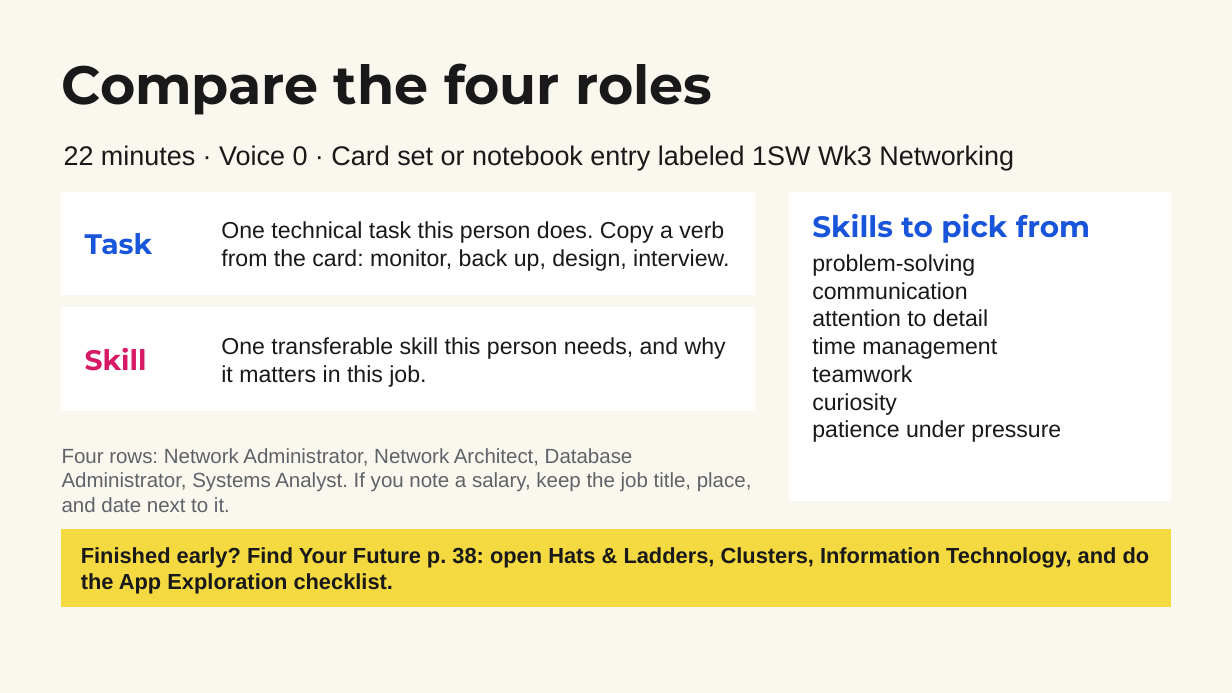
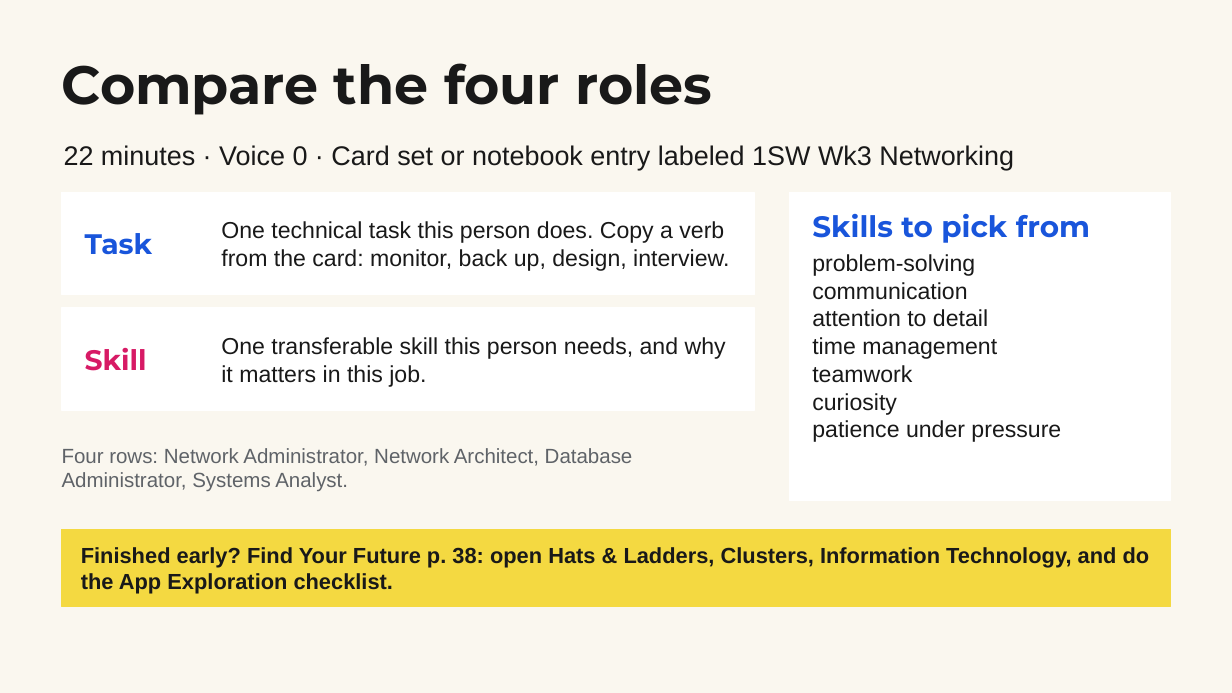
Before and after one commit to elbrielle/cce-curriculum, a slide deck: slide 7 of docs/resources/slides/1sw-wk3-day1.pptx (slide 5 before the commit). Drawn at 1232x693 pixels with LibreOffice and Linux fonts; fonts in the diff are those of the drawing. Boxes give left, top, right and bottom in pixels: in the first picture for what was removed or moved away, otherwise in the second. Text is boxed around its words. In the diff, an @@ line names an element or a change of style, - is before the commit and + after.

```diff
--- a/docs/resources/slides/1sw-wk3-day1.pptx
+++ b/docs/resources/slides/1sw-wk3-day1.pptx
@@ text at box(62, 448, 633, 491): text changed @@
-Four rows: Network Administrator, Network Architect, Database Administrator, Systems Analyst. If you note a salary, keep the job title, place, and date next to it.
+Four rows: Network Administrator, Network Architect, Database Administrator, Systems Analyst.
```
Also in this commit, not shown: 4 other slides changed, 2 slides added, 14 other files.
